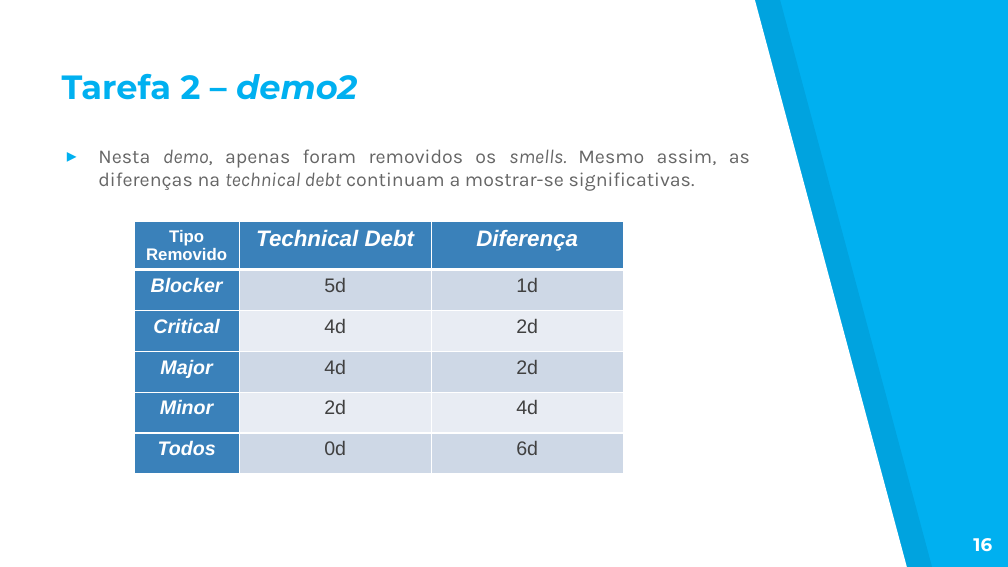
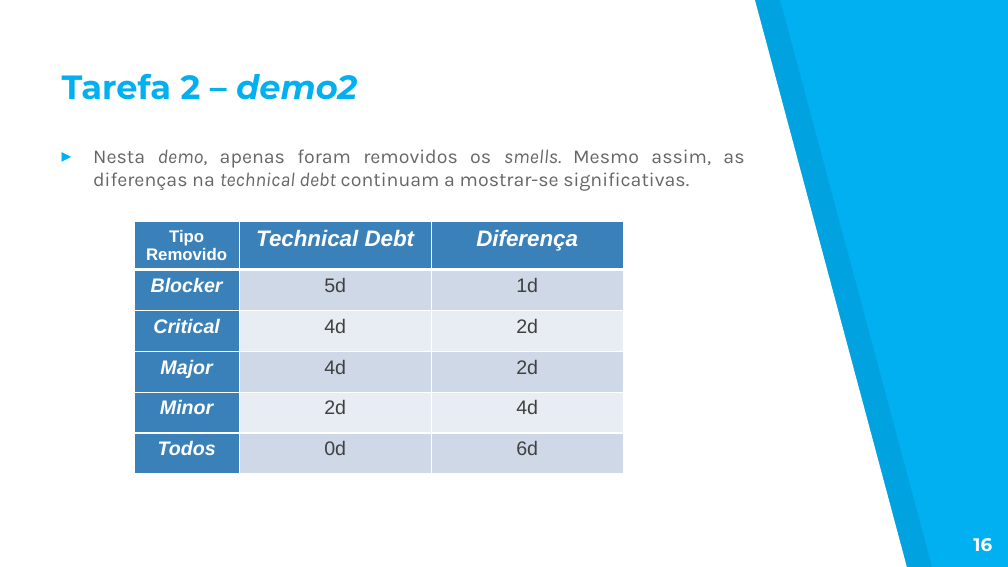
Before and after one commit to Nelson198/ATS, a slide deck: slide 16 of Apresentação.pptx. Drawn at 1008x567 pixels with LibreOffice and Linux fonts; fonts in the diff are those of the drawing. Boxes give left, top, right and bottom in pixels: in the first picture for what was removed or moved away, otherwise in the second. Text is boxed around its words. In the diff, an @@ line names an element or a change of style, - is before the commit and + after.

Commit message:
update apresentação

```diff
--- a/Apresentação.pptx
+++ b/Apresentação.pptx
@@ text "Nesta demo, apenas foram removidos ...": place and size @@
-text "Nesta demo, apenas foram removidos ..." at box(98, 149, 750, 191)
+text "Nesta demo, apenas foram removidos ..." at box(93, 149, 744, 191)
```
Also in this commit, not shown: 1 other file.
